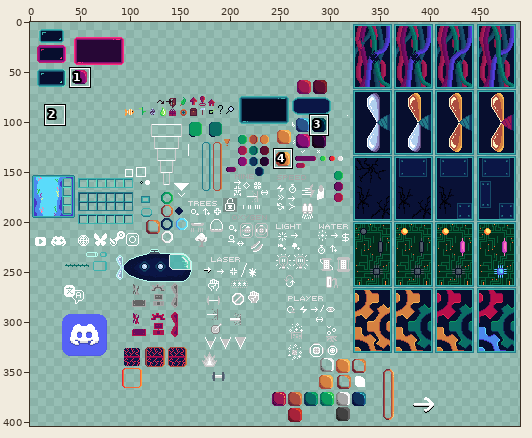
Two versions of one sprite sheet, Assets/Resources/Sprites/UISpriteSheet.png. The picture above shows the old version from afar; the outline marks the close-up.
Close-up. Earlier state:
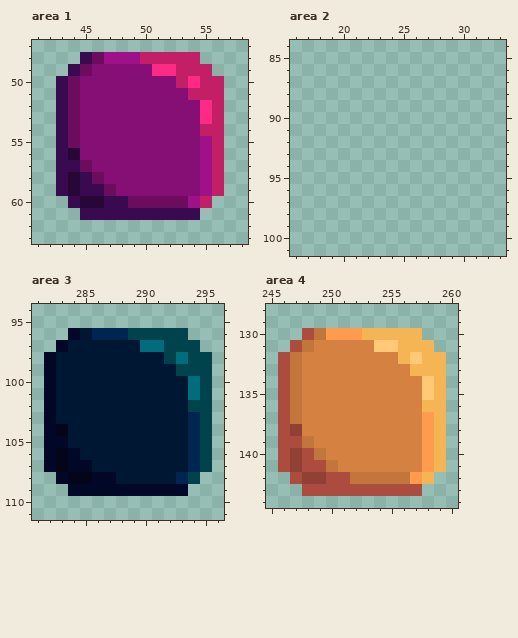
The file is 793x693 pixels. Pixels under 10% opacity are left out. Colours within 5 levels of each other are drawn and written as one. Shown: area 1: x 41..58, y 47..63; area 2: x 16..33, y 84..101; area 3: x 281..296, y 94..111; area 4: x 245..260, y 128..144. The wide view leaves out empty margins. The commit also changed other parts of the picture, which this record leaves out.
The same view after the edit:
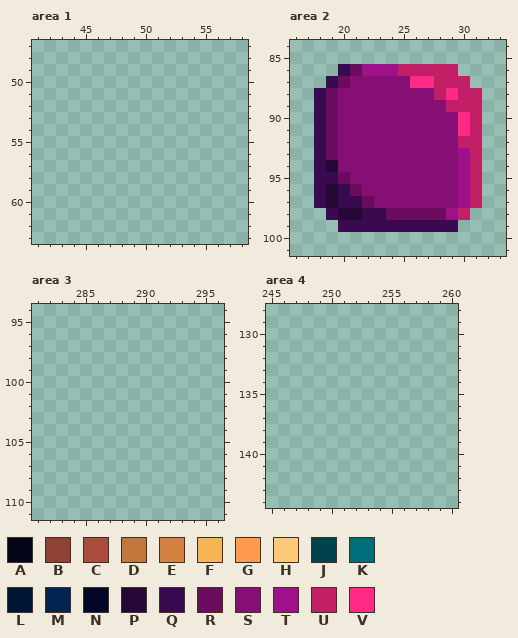
Palette (. is transparent): A #040519  B #914036  C #ac4c3f  D #c2763c  E #d58141  F #f5b554  G #ff9b4f  H #ffc978  J #00434d  K #006d7d  L #001733  M #002551  N #000727  P #270736  Q #390a4f  R #6c0c5e  S #860f75  T #9e1189  U #c31f66  V #ff2986
Diff:
Changed rows in their new state; - is an unchanged pixel.
Area 1:
first column x 43:
48 --..........--
49 -............-
50 ..............
51 ..............
52 ..............
53 ..............
54 ..............
55 ..............
56 ..............
57 ..............
58 ..............
59 ..............
60 -............-
61 --..........--
Area 2:
first column x 18:
 86 --QRTTTUUUUU--
 87 -QRSSSSSVVUUU-
 88 QRSSSSSSSSUVUU
 89 QRSSSSSSSSSUUU
 90 QRSSSSSSSSSSVU
 91 QRSSSSSSSSSSVU
 92 QRSSSSSSSSSSUU
 93 QRSSSSSSSSSSTU
 94 QPSSSSSSSSSSTU
 95 QQRSSSSSSSSSTU
 96 QPQRSSSSSSSSTU
 97 QPQQRSSSSSSSTU
 98 -QPPQQRRRRRTU-
 99 --QQQQQQQQQQ--
Area 3:
first column x 282:
 96 --..........--
 97 -............-
 98 ..............
 99 ..............
100 ..............
101 ..............
102 ..............
103 ..............
104 ..............
105 ..............
106 ..............
107 ..............
108 -............-
109 --..........--
Area 4:
first column x 246:
130 --..........--
131 -............-
132 ..............
133 ..............
134 ..............
135 ..............
136 ..............
137 ..............
138 ..............
139 ..............
140 ..............
141 ..............
142 -............-
143 --..........--
Pixel boxes of the changes (left, top, right, bottom) in both close-ups:
erased: (56, 52, 224, 220)
added: (314, 64, 482, 232)
erased: (44, 328, 212, 496)
erased: (278, 328, 446, 496)
